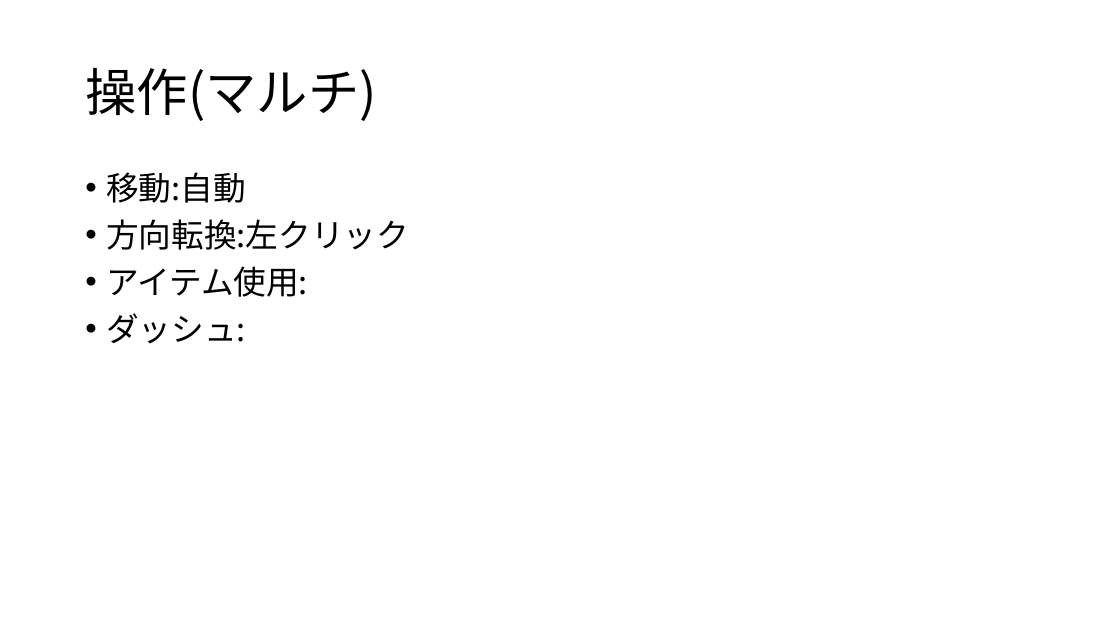
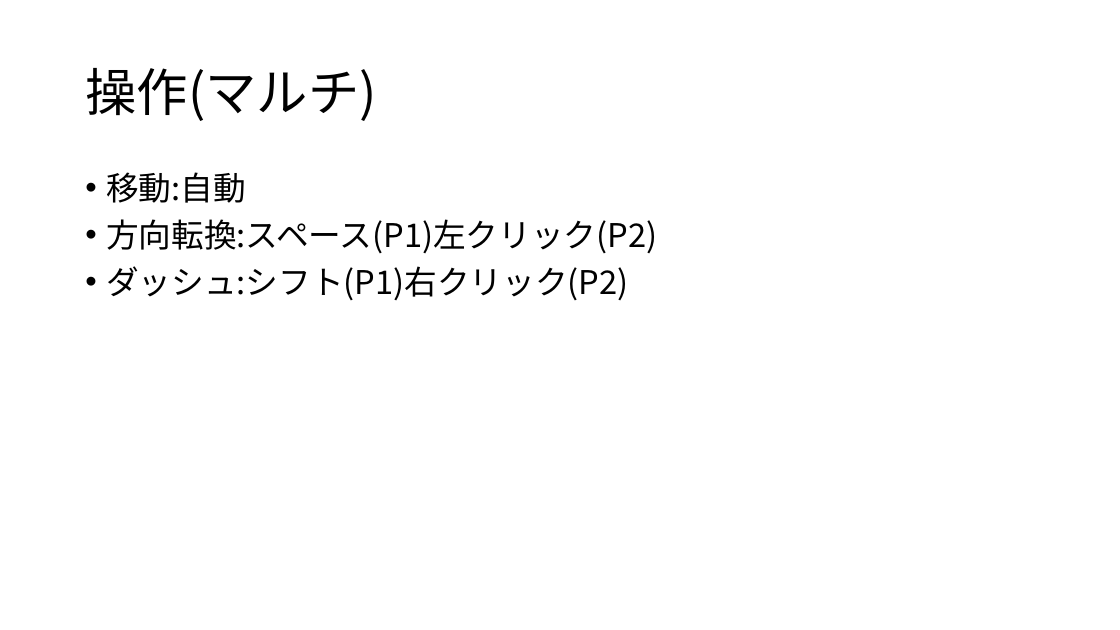
Before and after one commit to Hyde306/UniMan, a slide deck: slide 5 of チーム制作.pptx. Drawn at 1120x630 pixels with LibreOffice and Linux fonts; fonts in the diff are those of the drawing. Boxes give left, top, right and bottom in pixels: in the first picture for what was removed or moved away, otherwise in the second. Text is boxed around its words. In the diff, an @@ line names an element or a change of style, - is before the commit and + after.

```diff
--- a/チーム制作.pptx
+++ b/チーム制作.pptx
@@ text at bbox=[106, 219, 657, 300]: text changed @@
-• 方向転換:左クリック
-• アイテム使用:
-• ダッシュ:
+• 方向転換:スペース(P1)左クリック(P2)
+• ダッシュ:シフト(P1)右クリック(P2)
```
Also in this commit, not shown: 2 other slides changed, 1 slide added, 1 slide removed, 1 other file.
